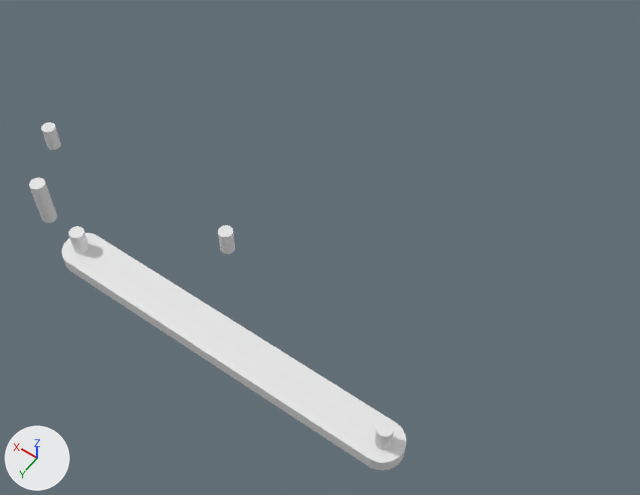
Renders of the Blender file wheels/wheels.blend from each side of a commit.
The view is the same before and after, from a 50 mm camera at (-121.0, 134.0, 313.0) aimed at (25.0, -70.0, -8.0). The lights are fixed; the arrows at lower left show +X, +Y and +Z.

In view in the first picture: 'cam-hole-2', 'cam-hole-2.001', 'linkage'.
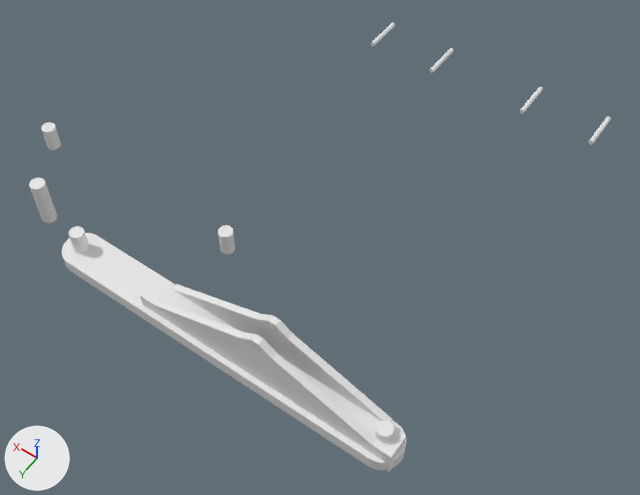
Commit message: autosync egg turner cam

What differs and where, as boxes (x1, y1, x2, y2) in the pictures (640 x 495 px):
'roll-case', added
    after: (141, 280, 406, 472)
'cam-hole-2.002', added
    after: (371, 23, 611, 145)

The edits, one by one:
Mesh me_cylinder_018 is new.
It consists of a 32-sided cylinder along z spanning x -1.0..1.0, y -1.0..1.0, z -1.0..1.0; a 32-sided cylinder along z spanning x 101.0..103.0, y -1.0..1.0, z -1.0..1.0; a 32-sided cylinder along z spanning x 29.1..31.1, y -1.0..1.0, z -1.0..1.0; a 32-sided cylinder along z spanning x 71.4..73.4, y -1.0..1.0, z -1.0..1.0.
Mesh me_cube is new.
It has 428 vertices, 244 faces and spans x -61.2..61.2, y -6.6..6.6, z 0.0..34.5.
Object 'cam-hole-2.002' (ob_cam_hole_2_002) is new; it shows me_cylinder_018.
Its location is (-56.9, -167.6, 35.9).
Its rotation in degrees is (-90, 0, 0).
Its scale is (1.12, 1.12, 9.29).
Object 'roll-case' (ob_roll_case) is new; it shows me_cube.
Its location is (0.0, 0.0, 0.0).
